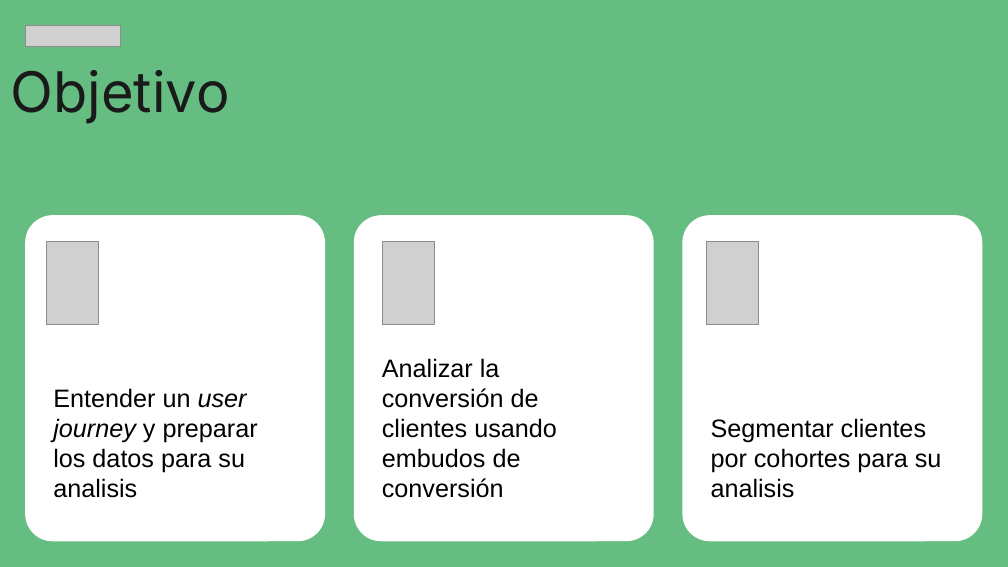
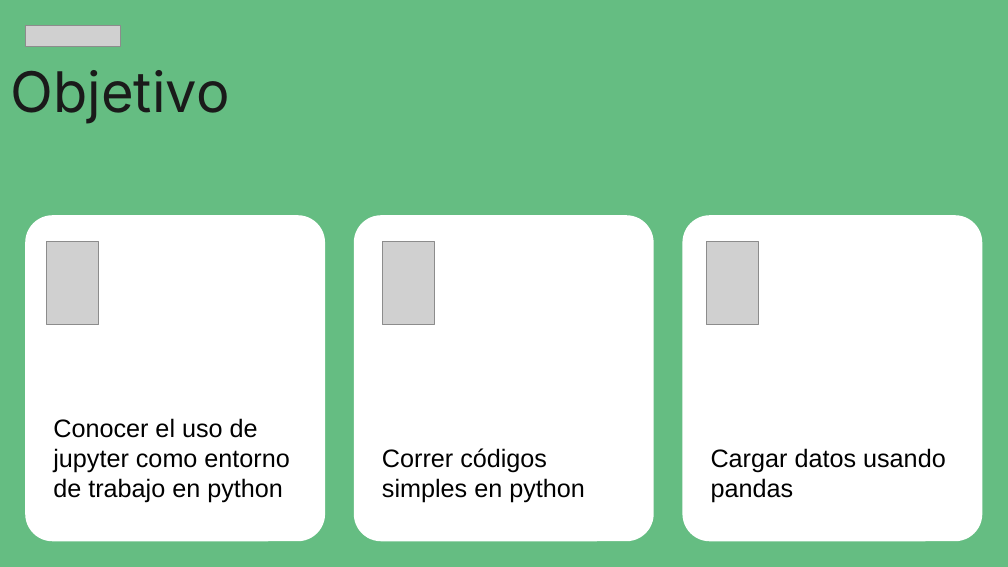
Before and after one commit to zyntonyson/bootcamp_ds_da, a slide deck: slide 5 of 05-da-v8-introduction-python/15-python-introduction.pptx. Drawn at 1008x567 pixels with LibreOffice and Linux fonts; fonts in the diff are those of the drawing; grey boxes stand for pictures. Boxes give left, top, right and bottom in pixels: in the first picture for what was removed or moved away, otherwise in the second. Text is boxed around its words. In the diff, an @@ line names an element or a change of style, - is before the commit and + after.

```diff
--- a/05-da-v8-introduction-python/15-python-introduction.pptx
+++ b/05-da-v8-introduction-python/15-python-introduction.pptx
@@ text in rounded rectangle at <box>53,418,289,503</box>: text changed @@
-Entender un user journey y preparar los datos para su analisis
+Conocer el uso de jupyter como entorno de trabajo en python
@@ text in rounded rectangle at <box>382,448,585,503</box>: text changed @@
-Analizar la conversión de clientes usando embudos de conversión
+Correr códigos simples en python
@@ text in rounded rectangle at <box>711,448,946,503</box>: text changed @@
-Segmentar clientes por cohortes para su analisis
+Cargar datos usando pandas
```
Also in this commit, not shown: 3 other slides changed, 3 other files.
